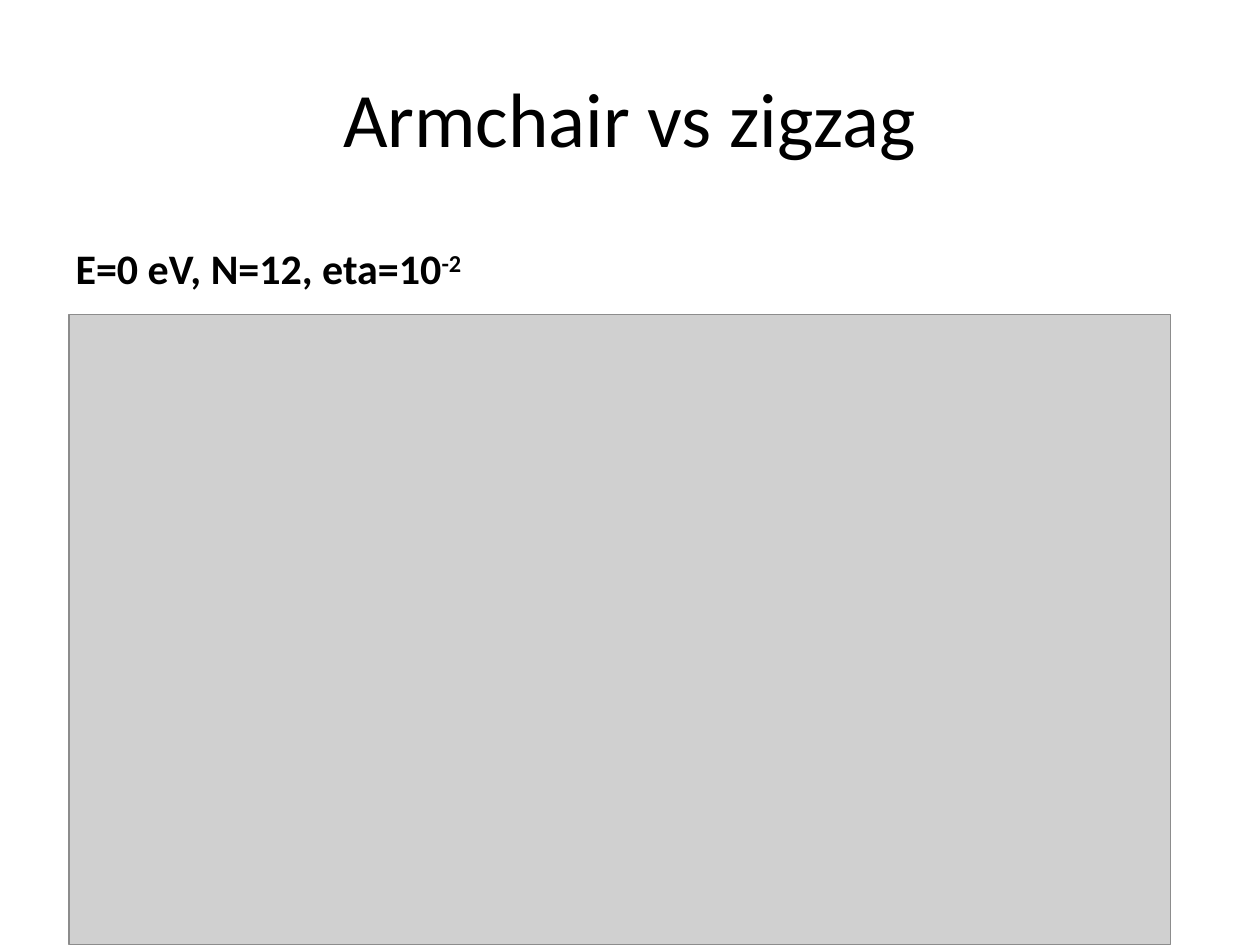
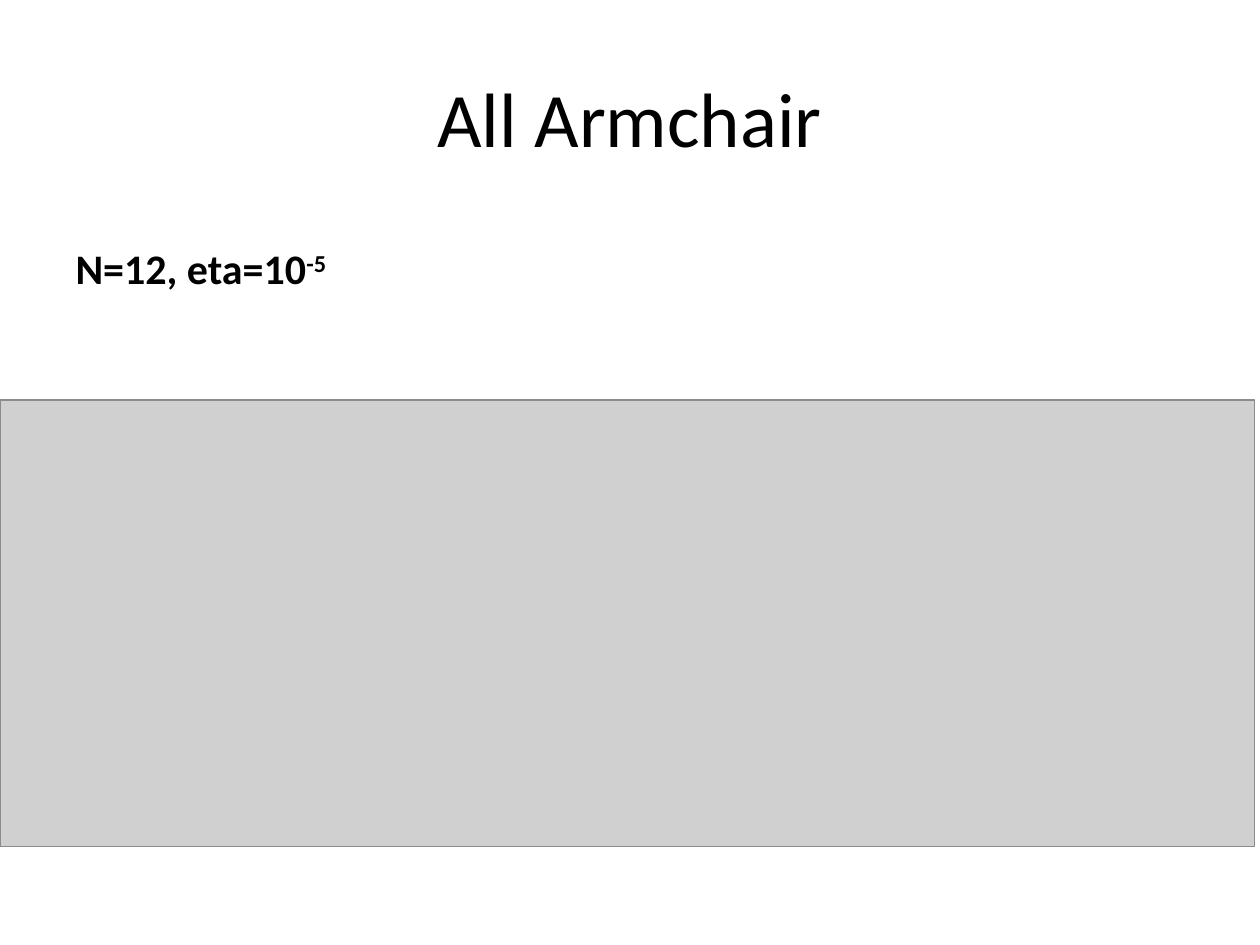
Before and after one commit to BastianValhoj/QTM-ML, a slide deck: slide 24 of meeting_notes/presentation.pptx (slide 27 before the commit). Drawn at 1260x945 pixels with LibreOffice and Linux fonts; fonts in the diff are those of the drawing; grey boxes stand for pictures. Boxes give left, top, right and bottom in pixels: in the first picture for what was removed or moved away, otherwise in the second. Text is boxed around its words. In the diff, an @@ line names an element or a change of style, - is before the commit and + after.

Commit message:
presentation of interesting RSE for zigzag edge cell

```diff
--- a/meeting_notes/presentation.pptx
+++ b/meeting_notes/presentation.pptx
@@ title at box(437, 93, 822, 148): text changed @@
-Armchair vs zigzag
+All Armchair
@@ text at box(76, 256, 326, 290): text changed @@
-E=0 eV, N=12, eta=10-2
+N=12, eta=10-5
@@ picture: place and size @@
-picture at box(69, 315, 1171, 945)
+picture at box(0, 399, 1255, 847)
```
Also in this commit, not shown: 22 other slides changed, 7 slides added, 2 slides removed.
